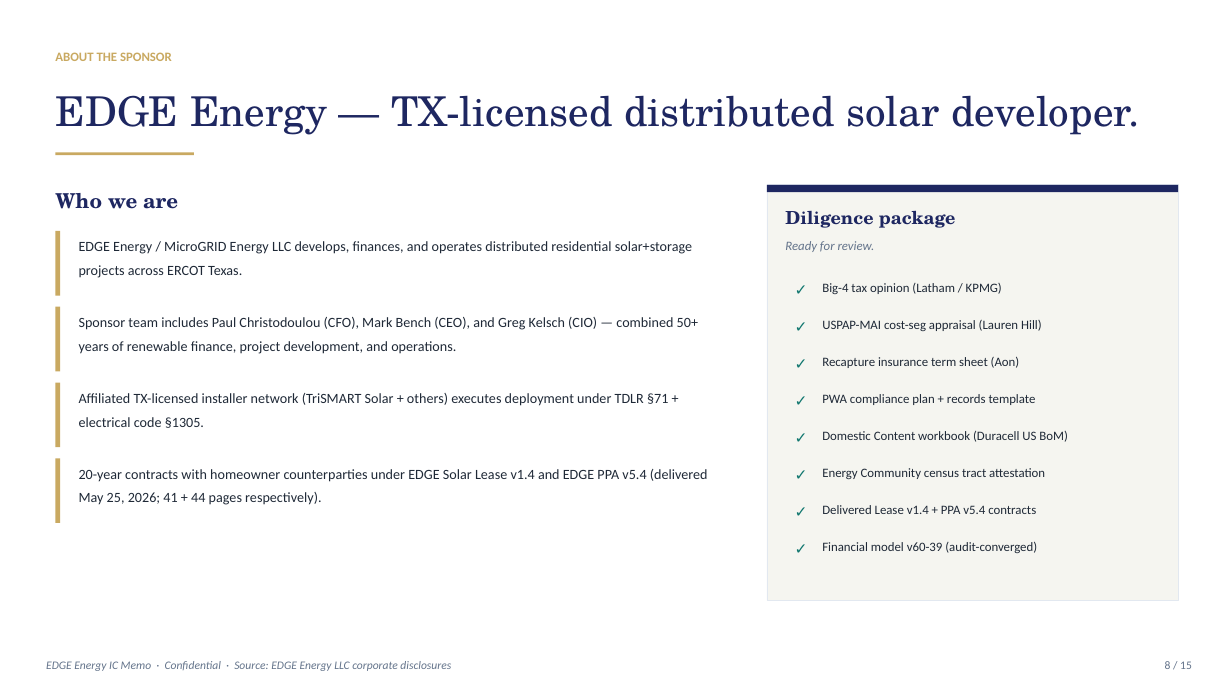
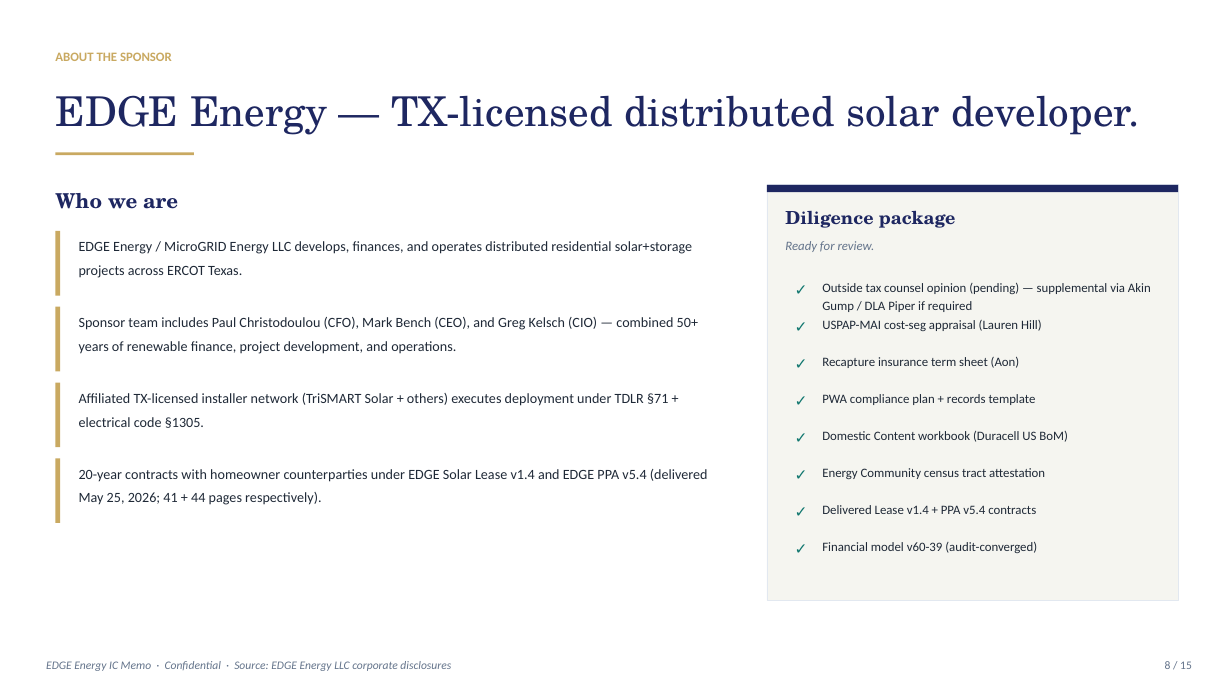
Before and after one commit to allurecg/Financial-Model, a slide deck: slide 8 of EDGE-EastWest-Bank-TaxEquity-IC-Memo.pptx. Drawn at 1232x693 pixels with LibreOffice and Linux fonts; fonts in the diff are those of the drawing. Boxes give left, top, right and bottom in pixels: in the first picture for what was removed or moved away, otherwise in the second. Text is boxed around its words. In the diff, an @@ line names an element or a change of style, - is before the commit and + after.

```diff
--- a/EDGE-EastWest-Bank-TaxEquity-IC-Memo.pptx
+++ b/EDGE-EastWest-Bank-TaxEquity-IC-Memo.pptx
@@ text at bbox=[822, 283, 1151, 312]: text changed @@
-Big-4 tax opinion (Latham / KPMG)
+Outside tax counsel opinion (pending) — supplemental via Akin Gump / DLA Piper if required
```
Also in this commit, not shown: 4 other slides changed, 1 other file.
